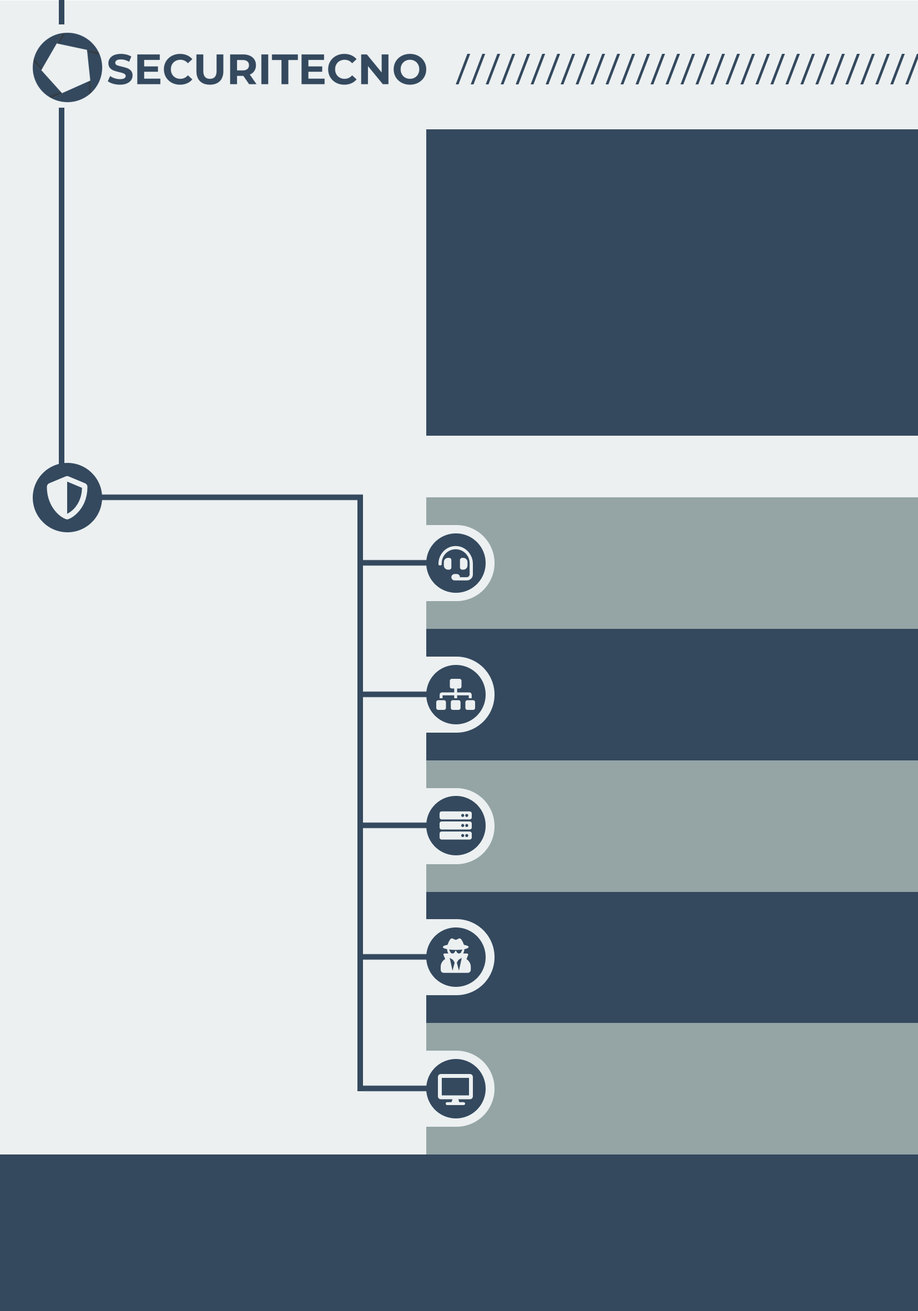
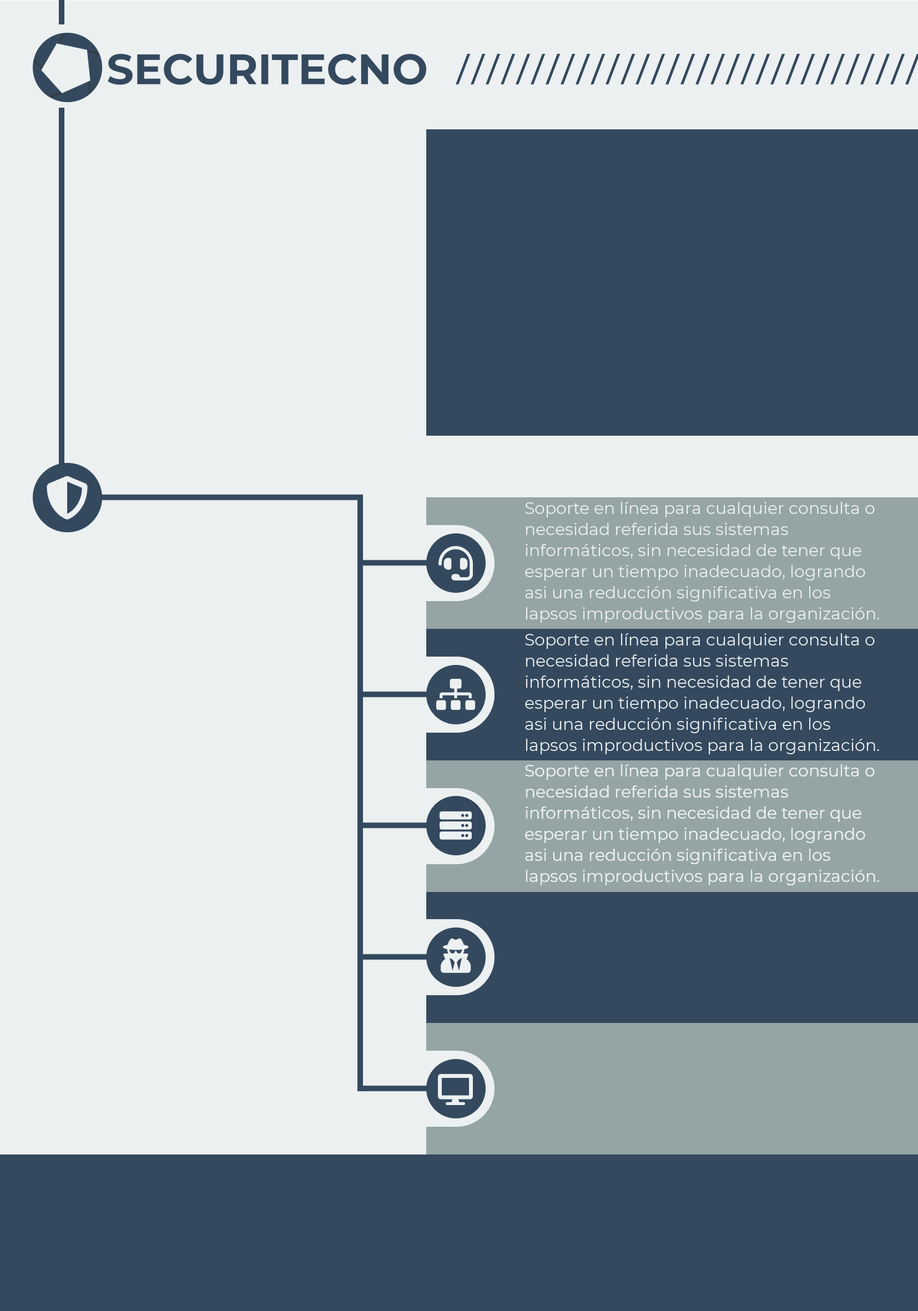
The second 918 × 1311 image is a revision of the first. Changes to its layers:
added layer "Sistemas #1" in group "Pelotas con iconos" over [525,764,880,886]
added layer "Sistemas" in group "Pelotas con iconos" over [525,764,880,886]
added layer "Redes" in group "Pelotas con iconos" over [525,633,880,755]
added layer "Soporte" in group "Pelotas con iconos" over [525,501,880,623]
